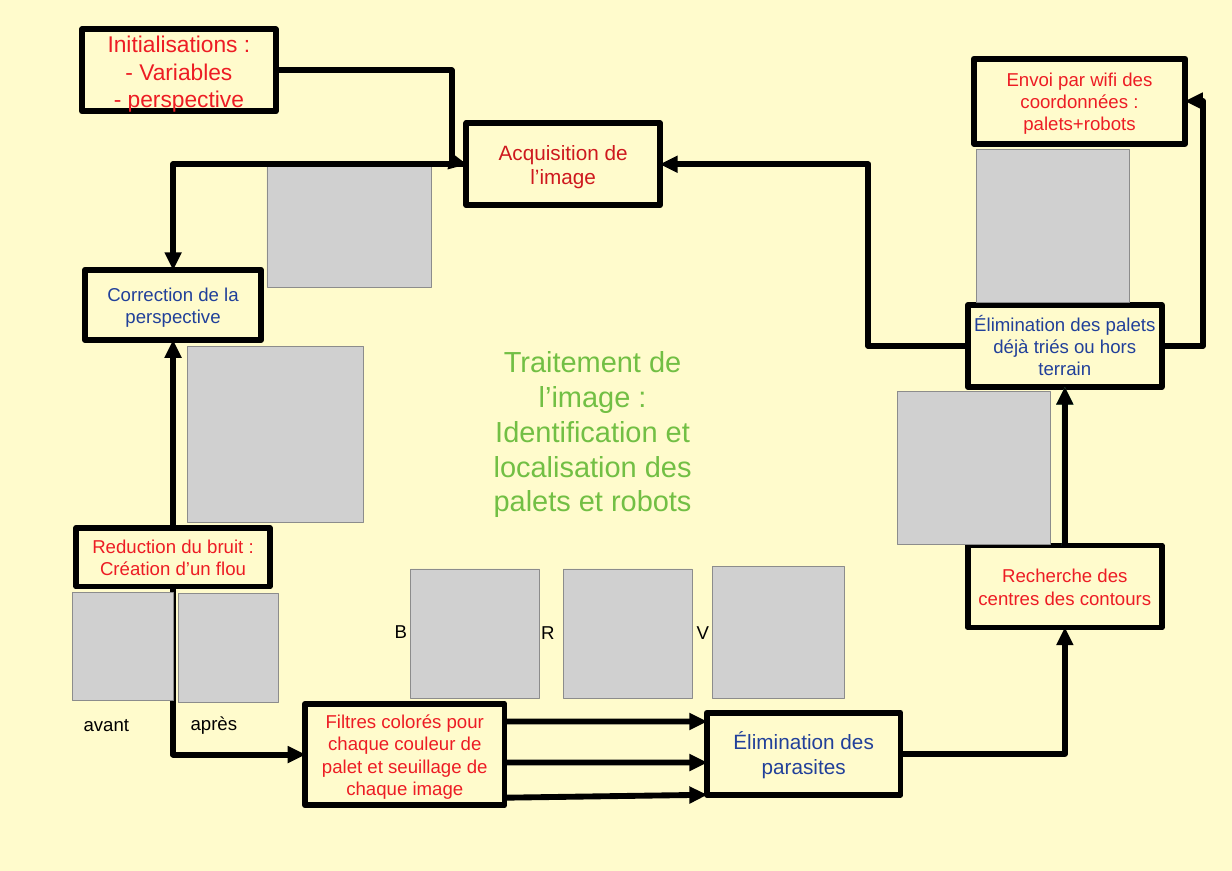
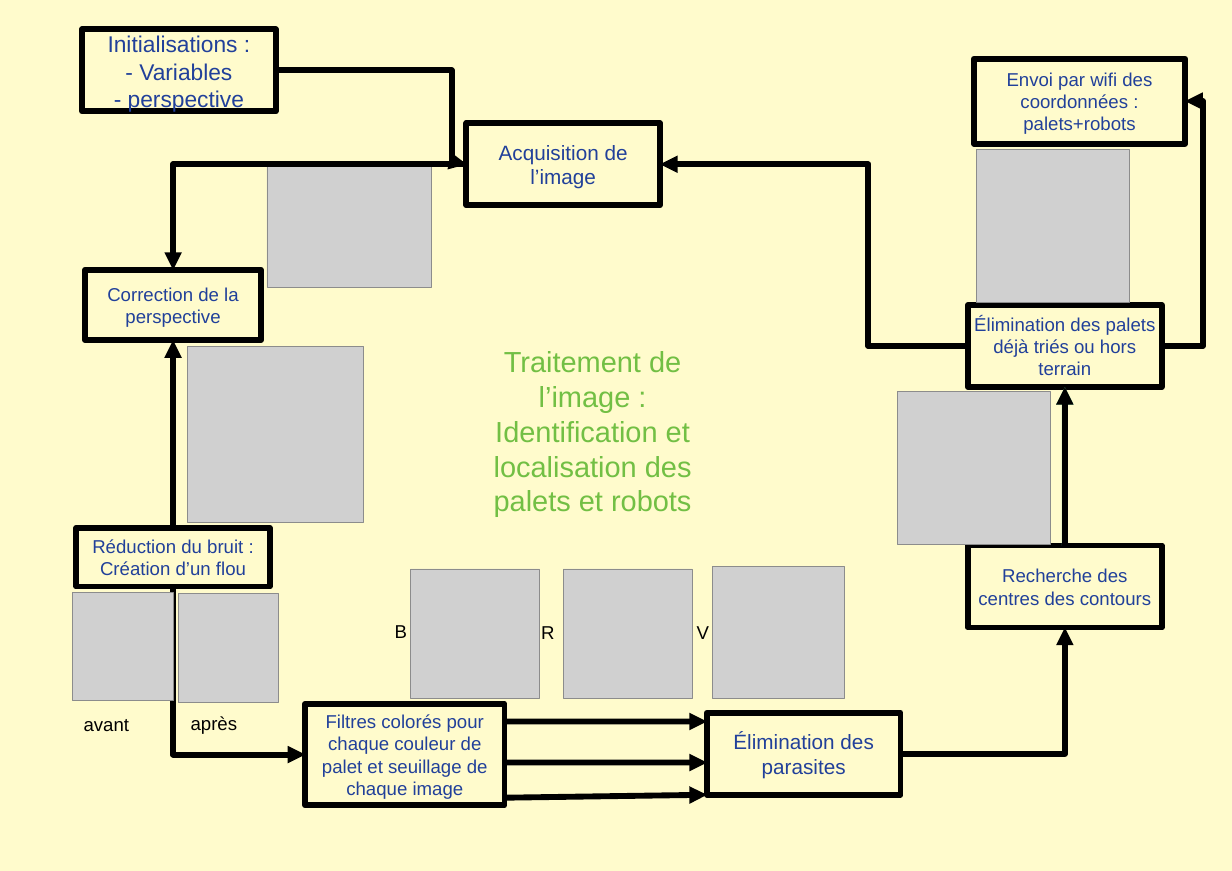
Before and after one commit to loic-broyer/Projet1A-2019-Phelma, a slide deck: slide 1 of poster_main.odp. Drawn at 1232x871 pixels with LibreOffice and Linux fonts; fonts in the diff are those of the drawing; grey boxes stand for pictures. Boxes give left, top, right and bottom in pixels: in the first picture for what was removed or moved away, otherwise in the second. Text is boxed around its words. In the diff, an @@ line names an element or a change of style, - is before the commit and + after.

```diff
--- a/poster_main.odp
+++ b/poster_main.odp
@@ rectangle "Acquisition de l’image" at box(467, 123, 660, 205): text colour #CE181E to #21409A @@
@@ text in rectangle at box(92, 539, 243, 553): text changed; text colour #ED1C24 to #21409A @@
-Reduction du bruit :
+Réduction du bruit :
@@ text in rectangle at box(100, 561, 246, 575): text colour #ED1C24 to #21409A in "Création d’un flou" @@
@@ text colour #ED1C24 to #21409A in 4 elements at box(82, 29, 276, 111), box(968, 546, 1162, 628), box(974, 59, 1185, 144), box(305, 704, 505, 806) @@
```
